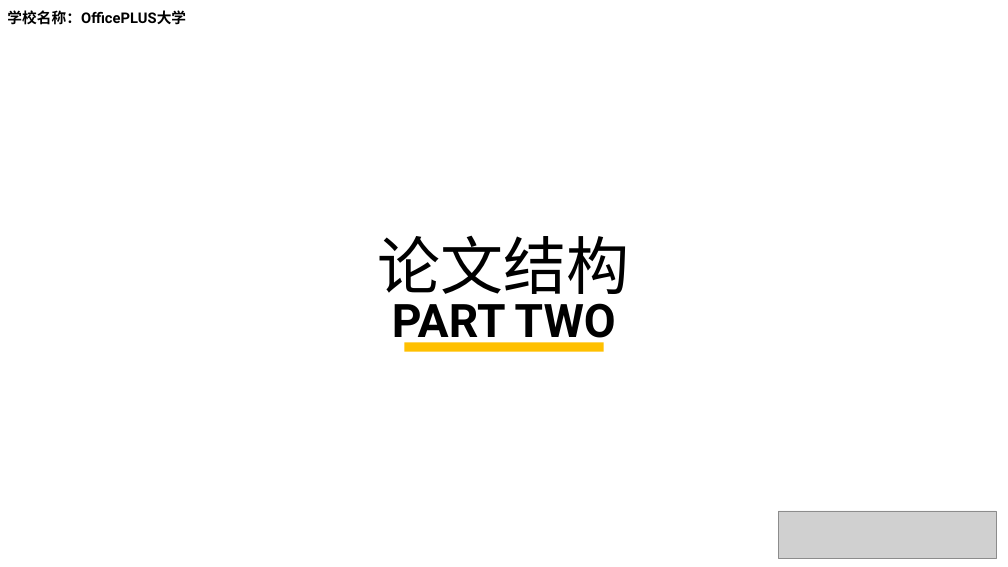
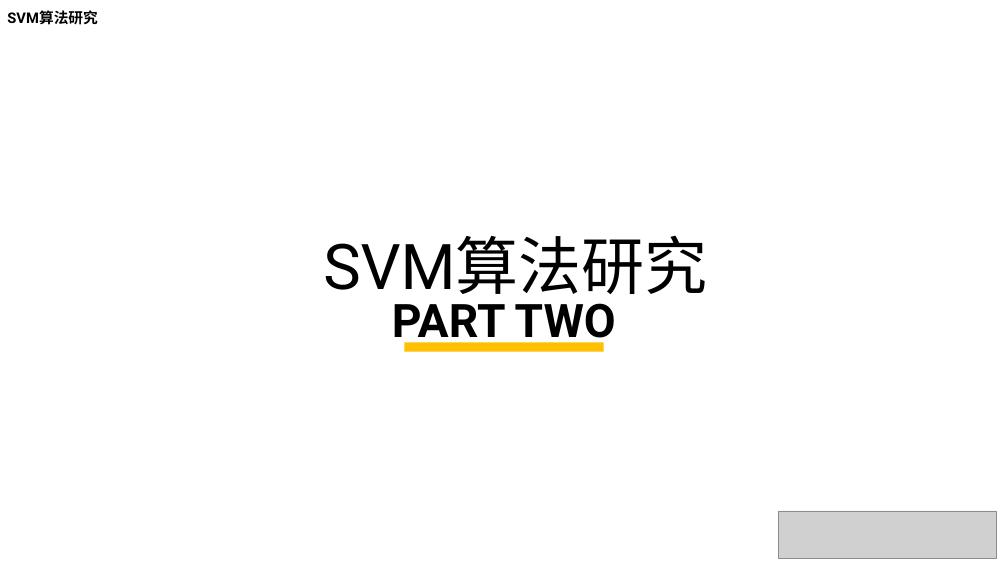
Before and after one commit to zhuke1993/GraduationProject_KeZhu, a slide deck: slide 6 of 文档/基于SVM分类器的动作识别系统.pptx (slide 7 before the commit). Drawn at 1008x567 pixels with LibreOffice and Linux fonts; fonts in the diff are those of the drawing; grey boxes stand for pictures; background and template pictures are left out. Boxes give left, top, right and bottom in pixels: in the first picture for what was removed or moved away, otherwise in the second. Text is boxed around its words. In the diff, an @@ line names an element or a change of style, - is before the commit and + after.

Commit message:
论文修改

```diff
--- a/文档/基于SVM分类器的动作识别系统.pptx
+++ b/文档/基于SVM分类器的动作识别系统.pptx
@@ text at (7,10,97,25): text changed @@
-学校名称：OfficePLUS大学
+SVM算法研究
@@ text at (323,236,708,304): text changed @@
-论文结构
+SVM算法研究
```
Also in this commit, not shown: 4 slides added, 6 slides removed, 10 other files.
